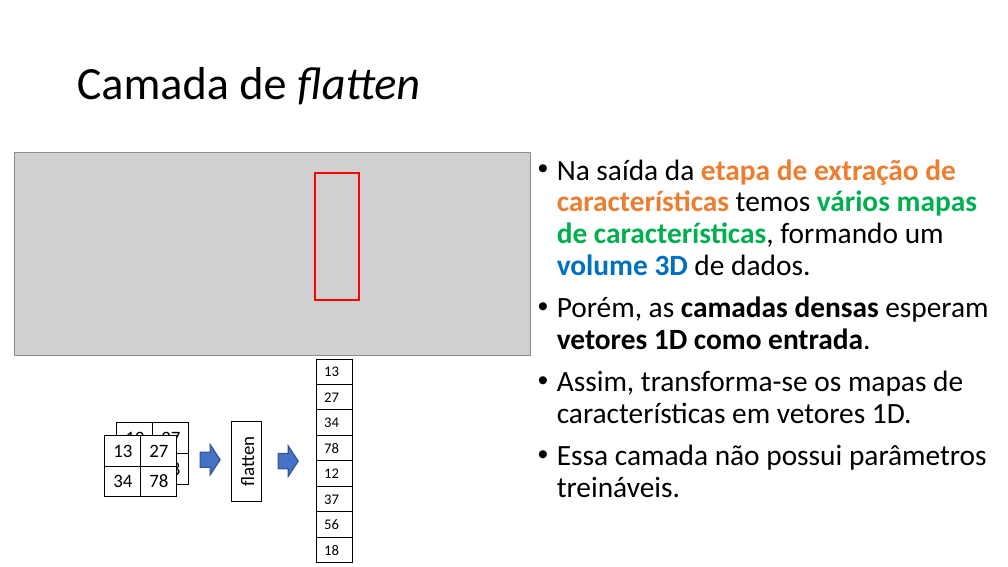
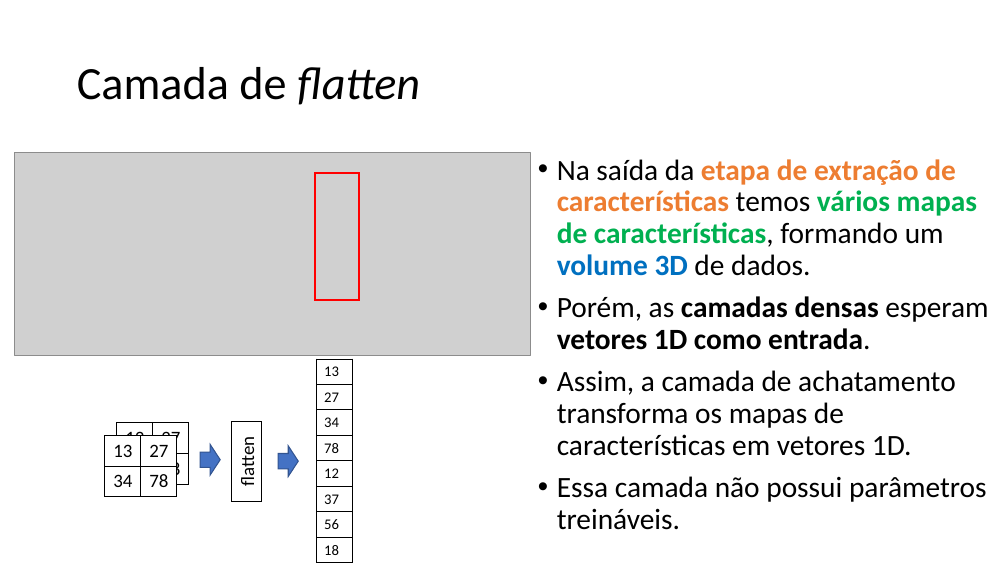
Before and after one commit to zz4fap/c24_inteligencia_artificial, a slide deck: slide 59 of slides/C24_CNN.pptx. Drawn at 1008x567 pixels with LibreOffice and Linux fonts; fonts in the diff are those of the drawing; grey boxes stand for pictures. Boxes give left, top, right and bottom in pixels: in the first picture for what was removed or moved away, otherwise in the second. Text is boxed around its words. In the diff, an @@ line names an element or a change of style, - is before the commit and + after.

```diff
--- a/slides/C24_CNN.pptx
+++ b/slides/C24_CNN.pptx
@@ text at [557, 370, 956, 456]: text changed @@
-• Assim, transforma-se os mapas de características em vetores 1D.
+• Assim, a camada de achatamento transforma os mapas de características em vetores 1D.
```
Also in this commit, not shown: 2 other slides changed.
